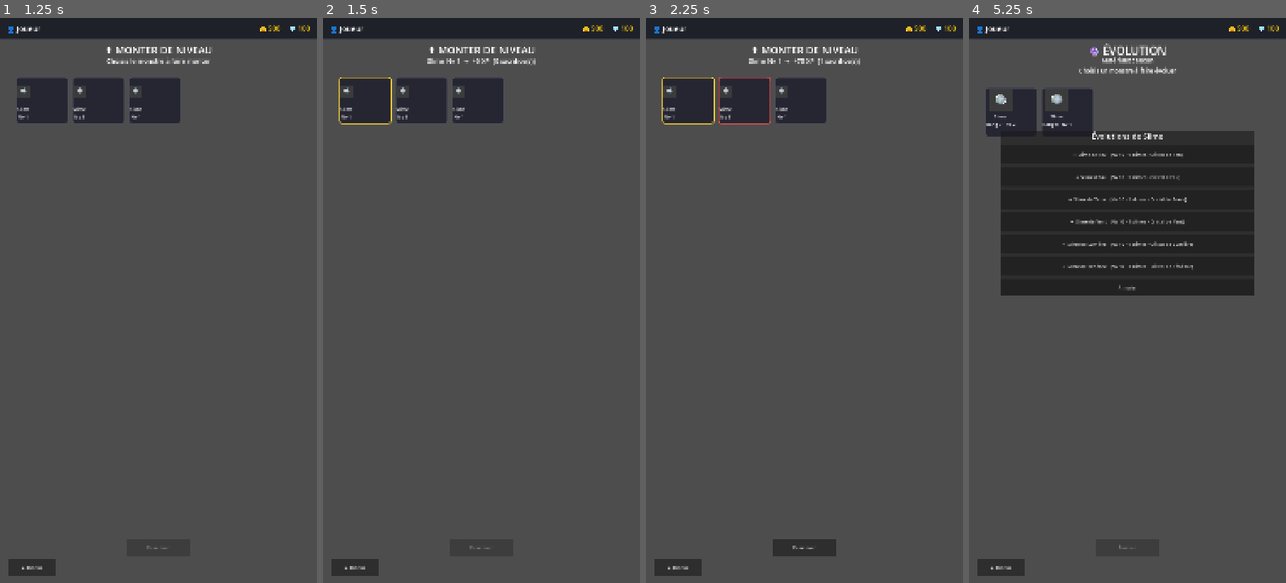
Above: before the commit, frames 1-4 (left to right).
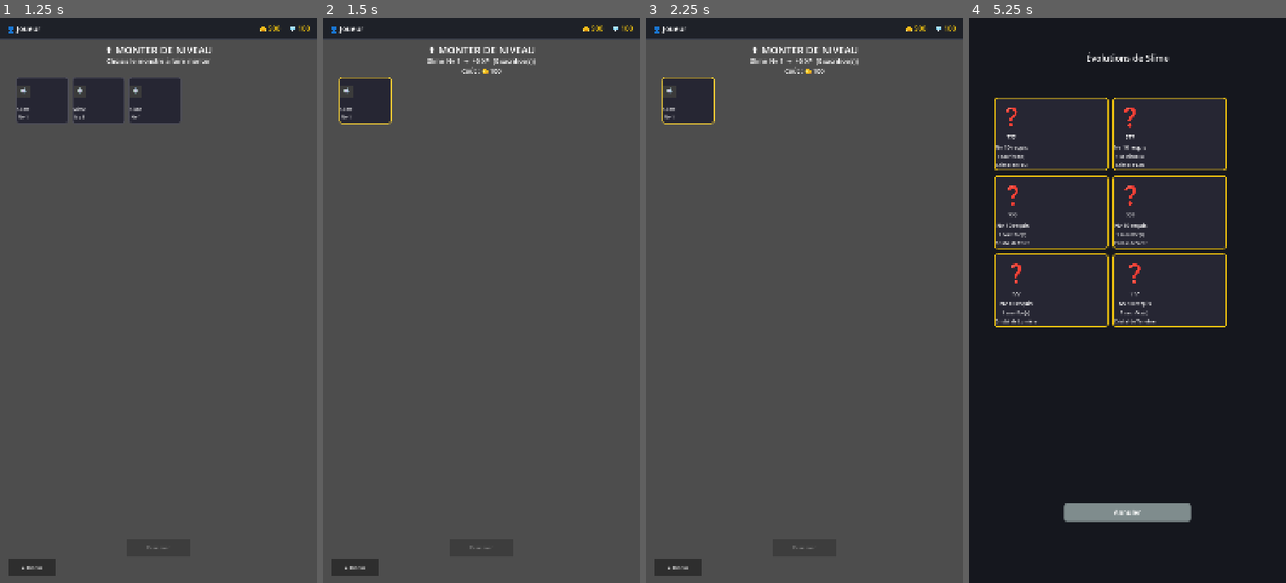
Above: after the commit, the same moments.

Repository: gomatyoff-commits/mon-world-puzzles
Game: Godot game, scene res://scenes/AlchemyMenu.tscn
Same seed, same stepped clock (60 frames per second), same inputs: the game is played once before the commit and once after it. This scene is started directly instead of the project's main scene.
Inputs (mouse positions are in pixels of both pictures, inside the frame that each line leads up to):
- Up to frame 1 (1.25 s): click "⬆️ Monter de niveau" at 0.5 s
- Up to frame 2 (1.5 s): click (364, 102) at 1.27 s
- Up to frame 3 (2.25 s): click (744, 102) at 2.02 s
- Up to frame 4 (5.25 s): click (1127, 549) at 2.75 s, where only the run before the commit has a clickable "Fusionner"; click "← Retour" at 3.5 s; click "🔮 Évolution" at 4.25 s; click (1010, 114) at 5.02 s

Frame 1 is identical in both runs. In frame 2, 2.4% of the frame differs, in the area x 22-57%, y 8-19%; in frame 3, 2.8%; in frame 4, 75%, in the area x 0-100%, y 1-100%.

Commit message:
V0.09
Amélioration des visuel et de l'interface

Diff:
--- a/scripts/evolution.gd
+++ b/scripts/evolution.gd
@@ -3,7 +3,7 @@
 var base_mon: MonsterData = null
 var selected_rec: Dictionary = {}
 var fodder: Array = []
-var evo_popup: Control = null
+var evo_popup: Node = null
 
 var info_label: Label
 var mat_label: Label
@@ -70,6 +70,12 @@
 	for c in grid.get_children():
 		c.queue_free()
 	for mon in GameManager.collection:
+		if base_mon == null:
+			if GameManager.mine_slots.has(mon):
+				continue
+		else:
+			if mon != base_mon and GameManager.is_busy(mon):
+				continue
 		grid.add_child(_make_card(mon))
 
 	var mats: Array[String] = []
@@ -86,11 +92,12 @@
 		evolve_btn.disabled = true
 	else:
 		var err: String = GameManager.can_evolve(base_mon, selected_rec, fodder)
-		info_label.text = "%s → %s\nNv %d/%d · Sacrifices %d/%d · %s\n%s" % [
+		info_label.text = "%s → %s\nNv %d/%d · Sacrifices %d/%d · %s · 🪙 %d\n%s" % [
 			base_mon.mon_name, GameManager.evo_name(selected_rec),
 			base_mon.level, selected_rec["min_level"],
 			fodder.size(), selected_rec["fodder"],
 			LootDB.MATERIALS[selected_rec["material"]],
+			GameManager.evolution_cost(base_mon),
 			("✅ Prêt !" if err == "" else "❌ " + err)]
 		evolve_btn.disabled = (err != "")
 
@@ -128,41 +135,58 @@
 func _open_evo_popup(mon: MonsterData) -> void:
 	var vp := get_viewport_rect().size
 
+	var layer := CanvasLayer.new()
+	layer.layer = 10
+	add_child(layer)
+	evo_popup = layer
+
 	var overlay := ColorRect.new()
-	overlay.color = Color(0, 0, 0, 0.6)
-	overlay.set_anchors_preset(Control.PRESET_FULL_RECT)
+	overlay.color = Color("#15171e")
+	overlay.position = Vector2.ZERO
+	overlay.size = vp
 	overlay.mouse_filter = Control.MOUSE_FILTER_STOP
-	add_child(overlay)
-	evo_popup = overlay
-
-	var panel := PanelContainer.new()
-	panel.position = Vector2(vp.x * 0.1, vp.y * 0.2)
-	panel.custom_minimum_size = Vector2(vp.x * 0.8, 0)
-	overlay.add_child(panel)
-
-	var vb := VBoxContainer.new()
-	vb.add_theme_constant_override("separation", 12)
-	panel.add_child(vb)
+	layer.add_child(overlay)
 
 	var t := Label.new()
 	t.text = "Évolutions de " + mon.mon_name
-	t.add_theme_font_size_override("font_size", 26)
+	t.add_theme_font_size_override("font_size", 30)
+	t.add_theme_color_override("font_color", Color.WHITE)
 	t.horizontal_alignment = HORIZONTAL_ALIGNMENT_CENTER
-	vb.add_child(t)
+	t.position = Vector2(0, vp.y * 0.06)
+	t.size = Vector2(vp.x, 55)
+	overlay.add_child(t)
+
+	var scroll := ScrollContainer.new()
+	scroll.position = Vector2(vp.x * 0.08, vp.y * 0.14)
+	scroll.size = Vector2(vp.x * 0.84, vp.y * 0.68)
+	overlay.add_child(scroll)
+	var grid := GridContainer.new()
+	grid.columns = 2
+	grid.add_theme_constant_override("h_separation", 16)
+	grid.add_theme_constant_override("v_separation", 16)
+	scroll.add_child(grid)
 
 	for rec in GameManager.get_evolutions(mon):
-		var b := Button.new()
-		b.custom_minimum_size = Vector2(0, 64)
-		b.text = "→ %s   (Nv %d · %d slimes · %s)" % [
-			GameManager.evo_name(rec), rec["min_level"], rec["fodder"], LootDB.MATERIALS[rec["material"]]]
-		b.pressed.connect(_choose_evo.bind(mon, rec))
-		vb.add_child(b)
-
-	var cancel := Button.new()
-	cancel.text = "Annuler"
-	cancel.custom_minimum_size = Vector2(0, 56)
-	cancel.pressed.connect(_close_popup)
-	vb.add_child(cancel)
+		grid.add_child(_evo_card(mon, rec))
+
+	var cancel := UIStyle.menu_button("Annuler", UIStyle.COL_GREY, _close_popup)
+	cancel.position = Vector2(vp.x * 0.3, vp.y * 0.86)
+	cancel.size = Vector2(vp.x * 0.4, 60)
+	overlay.add_child(cancel)
+
+func _evo_card(mon: MonsterData, rec: Dictionary) -> Control:
+	var vp := get_viewport_rect().size
+	var to_id: String = rec["to_id"]
+	var seen := GameManager.is_discovered(to_id)
+	var c := UICards.tappable_card(UIStyle.COL_GOLD, Vector2(vp.x * 0.36, 250), _choose_evo.bind(mon, rec))
+	var vb: VBoxContainer = c[1]
+	vb.add_theme_constant_override("separation", 6)
+	vb.add_child(UICards.species_icon(to_id, seen, 110))
+	vb.add_child(UICards.label(GameManager.evo_name(rec) if seen else "???", 22))
+	vb.add_child(UICards.label("Nv %d requis" % rec["min_level"], 18))
+	vb.add_child(UICards.label("%d sacrifice(s)" % rec["fodder"], 16))
+	vb.add_child(UICards.label(LootDB.MATERIALS[rec["material"]], 16))
+	return c[0]
 
 func _choose_evo(mon: MonsterData, rec: Dictionary) -> void:
 	base_mon = mon
--- a/scripts/fusion.gd
+++ b/scripts/fusion.gd
@@ -60,6 +60,14 @@
 	for c in grid.get_children():
 		c.queue_free()
 	for mon in GameManager.collection:
+		if base_mon == null:
+			# Phase sélection : on voit l'équipe, on masque seulement la mine
+			if GameManager.mine_slots.has(mon):
+				continue
+		else:
+			# Phase sacrifices : on masque équipe + mine (sauf la base sélectionnée)
+			if mon != base_mon and GameManager.is_busy(mon):
+				continue
 		grid.add_child(_make_card(mon))
 	if base_mon == null:
 		info_label.text = "Choisis le monstre à faire monter"
@@ -67,8 +75,12 @@
 	else:
 		var gain := 0
 		for f in fodder: gain += f.fusion_value()
-		info_label.text = "%s Nv %d  →  +%d XP  (%d sacrifice(s))" % [base_mon.mon_name, base_mon.level, gain, fodder.size()]
-		fuse_btn.disabled = fodder.is_empty()
+		var cost := GameManager.fusion_cost(base_mon, fodder)
+		var afford := GameManager.coins >= cost
+		info_label.text = "%s Nv %d  →  +%d XP  (%d sacrifice(s))\nCoût : 🪙 %d%s" % [
+			base_mon.mon_name, base_mon.level, gain, fodder.size(), cost,
+			("" if afford else "   ❌ pièces insuffisantes")]
+		fuse_btn.disabled = fodder.is_empty() or not afford
 
 func _make_card(mon: MonsterData) -> Control:
 	var border := Color(0.95, 0.8, 0.2) if mon == base_mon \
@@ -95,6 +107,9 @@
 	if base_mon == null or fodder.is_empty():
 		return
 	var gained := GameManager.fuse(base_mon, fodder)
+	if gained < 0:
+		info_label.text = "❌ Pas assez de pièces !"
+		return
 	info_label.text = "✨ +%d XP ! %s est Nv %d" % [gained, base_mon.mon_name, base_mon.level]
 	fodder.clear()
 	_refresh()
--- a/scripts/game_manager.gd
+++ b/scripts/game_manager.gd
@@ -31,6 +31,7 @@
 var player_name := "Joueur"   # pseudo du joueur
 var coins := 500   # pièces (solde de départ)
 var gems := 100    # gemmes (solde de départ)
+var discovered := {}   # species_id -> true (monstres déjà possédés ou vus)
 
 # --- MINE À GEMMES ---
 const GEM_COST := 1000.0            # points nécessaires pour 1 gemme
@@ -51,6 +52,8 @@
 func _ready() -> void:
 	_build_collection()
 	_load()
+	for m in collection:
+		discover(m.species_id)
 	if team.is_empty():
 		team = collection.slice(0, MAX_TEAM)
 	team_hp = team_max_hp()
@@ -72,6 +75,7 @@
 	var list: Array[MonsterData] = []
 	for e in LEVELS.get(level, []):
 		list.append(MonsterDB.create(e["id"], int(e.get("lv", 1)), int(e.get("turns", 1))))
+		discover(e["id"])
 	return list
 
 # --- MODE EVENT ---
@@ -86,6 +90,7 @@
 	var list: Array[MonsterData] = []
 	for i in wave:
 		list.append(MonsterDB.create("slime", 1, 2))
+		discover("slime")
 	return list
 
 func next_wave() -> bool:
@@ -116,6 +121,7 @@
 	for mon_id in result["monsters"]:
 		collection.append(MonsterDB.create(mon_id))   # rang 0 garanti (défini dans la lib)
 		parts.append(MonsterDB.display_name(mon_id))
+		discover(mon_id)
 
 	save_game()
 	return "🎁 " + " + ".join(parts) if parts.size() > 0 else "Aucun butin cette fois..."
@@ -143,6 +149,10 @@
 
 # --- FUSION ---
 func fuse(base: MonsterData, fodder: Array) -> int:
+	var cost := fusion_cost(base, fodder)
+	if coins < cost:
+		return -1
+	coins -= cost
 	var gained := 0
 	for f in fodder:
 		if f == base: continue
@@ -153,6 +163,9 @@
 	team_hp = team_max_hp()
 	save_game()
 	return gained
+
+func fusion_cost(base: MonsterData, fodder: Array) -> int:
+	return 100 * (base.rank + 1) * max(1, fodder.size())
 
 # --- ÉVOLUTION ---
 func get_evolutions(mon: MonsterData) -> Array:
@@ -170,11 +183,15 @@
 		return "%d monstres à sacrifier requis." % rec["fodder"]
 	if int(materials.get(rec["material"], 0)) < 1:
 		return "Manque : " + LootDB.MATERIALS[rec["material"]]
+	if coins < evolution_cost(mon):
+		return "Manque %d 🪙." % evolution_cost(mon)
 	return ""
 
 func evolve(mon: MonsterData, rec: Dictionary, fodder: Array) -> bool:
 	if can_evolve(mon, rec, fodder) != "":
 		return false
+	coins -= evolution_cost(mon)
+	discover(rec["to_id"])
 	for f in fodder:
 		if f == mon: continue
 		team.erase(f)
@@ -197,6 +214,9 @@
 	save_game()
 	return true
 
+func evolution_cost(mon: MonsterData) -> int:
+	return 1000 * (mon.rank + 1)
+
 # --- SAUVEGARDE (simplifiée : on ne stocke que id + level + xp) ---
 func save_game() -> void:
 	var data := {
@@ -205,6 +225,7 @@
 		"mine_slots": [], "mine_capacity": mine_capacity, "mine_stored": mine_stored,
 		"mine_progress": mine_progress, "mine_last_ts": mine_last_ts,
 		"mine_slot_count": mine_slot_count, "mine_level": mine_level,
+		"discovered": discovered
 	}
 	for m in collection:
 		data["collection"].append({ "id": m.species_id, "level": m.level, "xp": m.xp })
@@ -247,6 +268,7 @@
 	mine_last_ts    = int(data.get("mine_last_ts", mine_last_ts))
 	mine_slot_count = int(data.get("mine_slot_count", mine_slot_count))
 	mine_level      = int(data.get("mine_level", mine_level))
+	discovered      = data.get("discovered", {})
 	mine_slots.clear()
 	for idx in data.get("mine_slots", []):
 		var mi := int(idx)
@@ -260,6 +282,7 @@
 	if gems < gem_cost:
 		return "❌ Pas assez de gemmes !"
 	gems -= gem_cost
+	discover(species_id)
 	collection.append(MonsterDB.create(species_id))
 	save_game()
 	return "✅ %s ajouté à ta collection !" % MonsterDB.display_name(species_id)
@@ -298,6 +321,8 @@
 	update_mine()
 	if mine_slots.size() >= mine_slot_count or mine_slots.has(mon):
 		return false
+	if team.has(mon):
+		return false   # un monstre de l'équipe ne peut pas miner
 	mine_slots.append(mon)
 	save_game()
 	return true
@@ -344,3 +369,12 @@
 	or what == NOTIFICATION_APPLICATION_FOCUS_OUT:
 		update_mine()
 		save_game()
+
+func is_busy(mon: MonsterData) -> bool:
+	return team.has(mon) or mine_slots.has(mon)
+
+func discover(id: String) -> void:
+	discovered[id] = true
+
+func is_discovered(id: String) -> bool:
+	return discovered.has(id)
--- a/scripts/mine.gd
+++ b/scripts/mine.gd
@@ -3,7 +3,7 @@
 var _info: Label
 var _slots_box: VBoxContainer
 var _feedback: Label
-var _picker: Control = null
+var _picker: Node = null
 
 func _ready() -> void:
 	var vp := get_viewport_rect().size
@@ -111,39 +111,72 @@
 
 func _open_picker() -> void:
 	var vp := get_viewport_rect().size
+
+	var layer := CanvasLayer.new()
+	layer.layer = 10
+	add_child(layer)
+	_picker = layer
+
 	var overlay := ColorRect.new()
-	overlay.color = Color(0, 0, 0, 0.7)
-	overlay.set_anchors_preset(Control.PRESET_FULL_RECT)
+	overlay.color = Color("#15171e")
+	overlay.position = Vector2.ZERO
+	overlay.size = vp
 	overlay.mouse_filter = Control.MOUSE_FILTER_STOP
-	add_child(overlay)
-	_picker = overlay
-
-	var scroll := ScrollContainer.new()
-	scroll.position = Vector2(vp.x * 0.1, vp.y * 0.2)
-	scroll.size = Vector2(vp.x * 0.8, vp.y * 0.55)
-	overlay.add_child(scroll)
-	var vb := VBoxContainer.new()
-	vb.add_theme_constant_override("separation", 10)
-	vb.custom_minimum_size = Vector2(vp.x * 0.8, 0)
-	scroll.add_child(vb)
+	layer.add_child(overlay)
 
 	var t := Label.new()
 	t.text = "Choisis un monstre à envoyer miner"
-	t.add_theme_font_size_override("font_size", 24)
+	t.add_theme_font_size_override("font_size", 28)
 	t.add_theme_color_override("font_color", Color.WHITE)
 	t.horizontal_alignment = HORIZONTAL_ALIGNMENT_CENTER
-	vb.add_child(t)
+	t.position = Vector2(0, vp.y * 0.06)
+	t.size = Vector2(vp.x, 55)
+	overlay.add_child(t)
 
+	var scroll := ScrollContainer.new()
+	scroll.position = Vector2(vp.x * 0.08, vp.y * 0.14)
+	scroll.size = Vector2(vp.x * 0.84, vp.y * 0.68)
+	overlay.add_child(scroll)
+	var grid := GridContainer.new()
+	grid.columns = 2
+	grid.add_theme_constant_override("h_separation", 16)
+	grid.add_theme_constant_override("v_separation", 12)
+	scroll.add_child(grid)
+
+	var any := false
 	for mon in GameManager.collection:
-		if GameManager.mine_slots.has(mon):
+		if GameManager.mine_slots.has(mon) or GameManager.team.has(mon):
 			continue
-		var m := mon
-		vb.add_child(UIStyle.menu_button("%s — travail %d/min" % [m.mon_name, m.work], UIStyle.COL_BLUE, func():
-			GameManager.mine_add(m)
-			_close_picker()
-			_refresh()))
+		any = true
+		grid.add_child(_mine_card(mon))
 
-	vb.add_child(UIStyle.menu_button("Annuler", UIStyle.COL_GREY, _close_picker))
+	if not any:
+		var empty := Label.new()
+		empty.text = "Aucun monstre disponible."
+		empty.add_theme_font_size_override("font_size", 22)
+		empty.add_theme_color_override("font_color", Color.WHITE)
+		grid.add_child(empty)
+
+	var cancel := UIStyle.menu_button("Annuler", UIStyle.COL_GREY, _close_picker)
+	cancel.position = Vector2(vp.x * 0.3, vp.y * 0.86)
+	cancel.size = Vector2(vp.x * 0.4, 60)
+	overlay.add_child(cancel)
+
+func _mine_card(mon: MonsterData) -> Control:
+	var vp := get_viewport_rect().size
+	var w := (vp.x * 0.84 - 16.0) / 2.0
+	var c := UICards.tappable_card(UICards.BORDER_OFF, Vector2(w, 220), func():
+		GameManager.mine_add(mon)
+		_close_picker()
+		_refresh())
+	var vb: VBoxContainer = c[1]
+	vb.set_anchors_and_offsets_preset(Control.PRESET_FULL_RECT)
+	vb.alignment = BoxContainer.ALIGNMENT_CENTER
+	vb.add_theme_constant_override("separation", 8)
+	vb.add_child(UICards.image(mon, 120))
+	vb.add_child(UICards.label(mon.mon_name, 26))
+	vb.add_child(UICards.label("⛏️ %d/min" % mon.work, 20))
+	return c[0]
 
 func _close_picker() -> void:
 	if _picker != null:
--- a/scripts/team_edit.gd
+++ b/scripts/team_edit.gd
@@ -75,7 +75,14 @@
 	vb.add_child(xp_bar)
 
 	var btn := Button.new()
-	btn.text = "Retirer" if in_team else "Ajouter"
+	var mining := GameManager.mine_slots.has(mon)
+	if in_team:
+		btn.text = "Retirer"
+	elif mining:
+		btn.text = "⛏️ Mine"
+		btn.disabled = true
+	else:
+		btn.text = "Ajouter"
 	btn.pressed.connect(_toggle.bind(mon))
 	vb.add_child(btn)
 
@@ -84,7 +91,10 @@
 func _toggle(mon: MonsterData) -> void:
 	if GameManager.team.has(mon):
 		GameManager.team.erase(mon)
+	elif GameManager.mine_slots.has(mon):
+		status_label.text = "⛏️ Ce monstre mine : retire-le de la mine d'abord."
+		return
 	elif GameManager.team.size() < GameManager.MAX_TEAM:
 		GameManager.team.append(mon)
-	GameManager.team_hp = GameManager.team_max_hp()   # recalcule le pool
+	GameManager.team_hp = GameManager.team_max_hp()
 	_refresh()
--- a/scripts/ui_cards.gd
+++ b/scripts/ui_cards.gd
@@ -44,6 +44,23 @@
 	img.stretch_mode = TextureRect.STRETCH_KEEP_ASPECT_CENTERED
 	return img
 
+# Icône d'une espèce par id : image si découverte, sinon "?"
+static func species_icon(id: String, discovered: bool, h := 100) -> Control:
+	if discovered:
+		var img := TextureRect.new()
+		img.texture = load(MonsterDB.species[id]["tex"])
+		img.custom_minimum_size = Vector2(0, h)
+		img.expand_mode = TextureRect.EXPAND_IGNORE_SIZE
+		img.stretch_mode = TextureRect.STRETCH_KEEP_ASPECT_CENTERED
+		return img
+	var q := Label.new()
+	q.text = "❓"
+	q.add_theme_font_size_override("font_size", int(h * 0.7))
+	q.horizontal_alignment = HORIZONTAL_ALIGNMENT_CENTER
+	q.vertical_alignment = VERTICAL_ALIGNMENT_CENTER
+	q.custom_minimum_size = Vector2(0, h)
+	return q
+
 static func label(text: String, font_size := 0) -> Label:
 	var l := Label.new()
 	l.text = text
